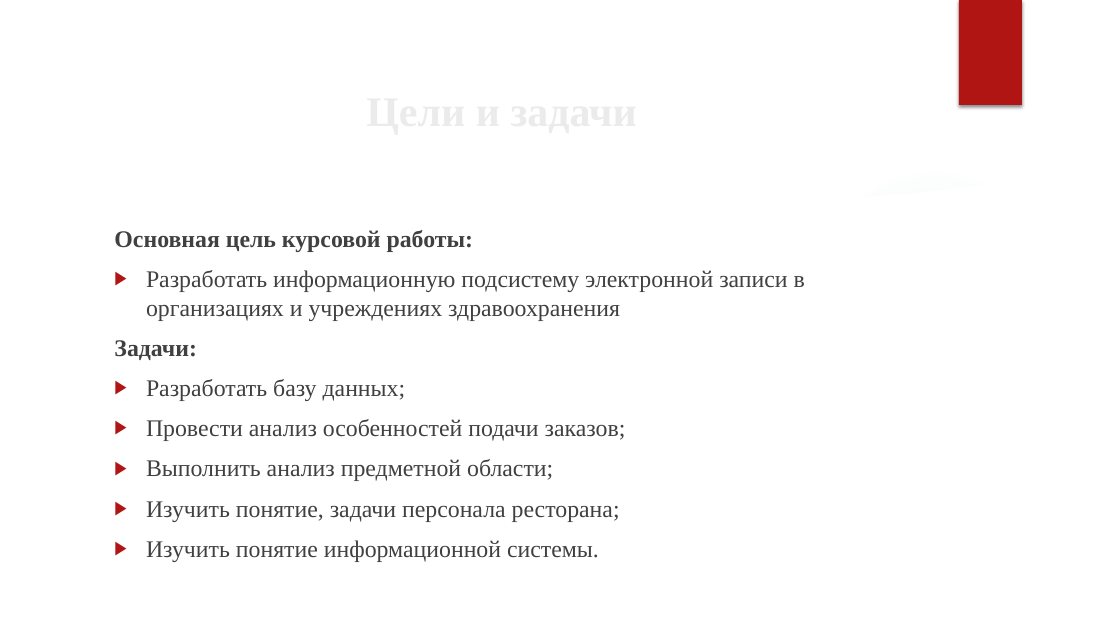
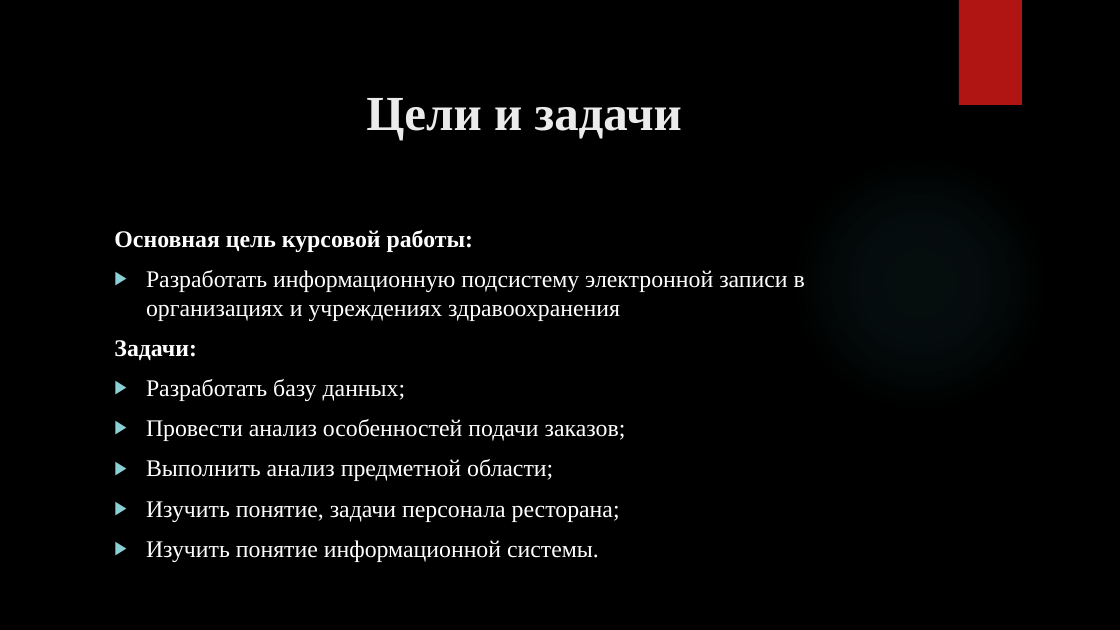
Before and after one commit to nefir2/kur, a slide deck: slide 3 of well, this is mine/presentation/remake to mine presentation/presentation.pptx. Drawn at 1120x630 pixels with LibreOffice and Linux fonts; fonts in the diff are those of the drawing; background and template pictures are left out. Boxes give left, top, right and bottom in pixels: in the first picture for what was removed or moved away, otherwise in the second. Text is boxed around its words. In the diff, an @@ line names an element or a change of style, - is before the commit and + after.

```diff
--- a/well, this is mine/presentation/remake to mine presentation/presentation.pptx
+++ b/well, this is mine/presentation/remake to mine presentation/presentation.pptx
@@ group removed at box(0, 0, 1120, 630): 3 freeform shapes, 2 ellipses @@
@@ title "Цели и задачи" at box(366, 98, 682, 140): size 36 to 42 pt; vertical alignment middle to top @@
@@ ellipse: place and size @@
-ellipse at box(805, 168, 1064, 427)
+ellipse at box(791, 154, 1049, 413)
@@ ellipse at box(791, 154, 1049, 413): fill gradient #5F9C9D to gradient #50B9C1 @@
@@ text "Основная цель курсовой работы:" at box(114, 230, 805, 562): text colour #404040 to #FFFFFF; bullet colour #B01513 to #8AD0D6 @@
```
Also in this commit, not shown: 13 other slides changed, 2 other files.
